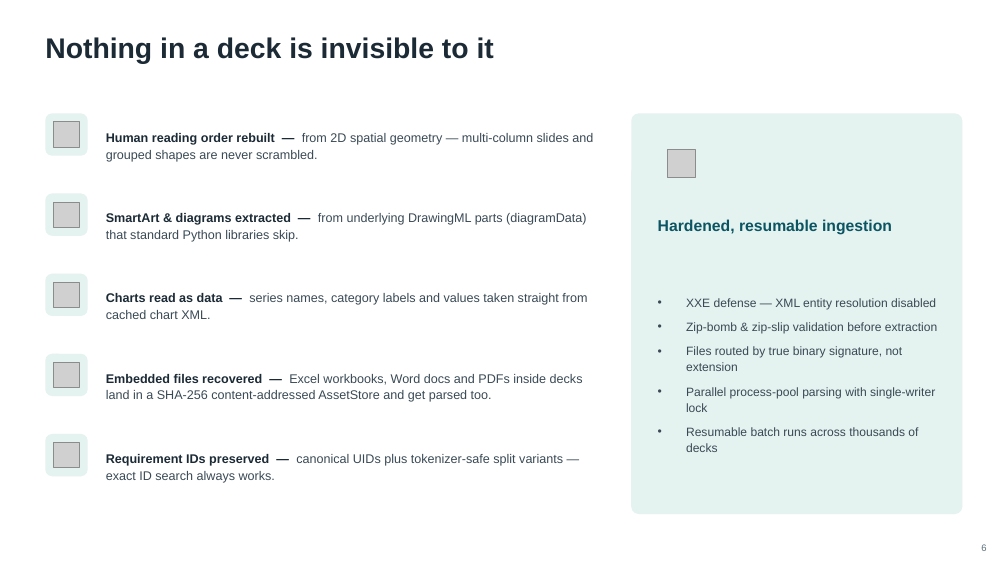
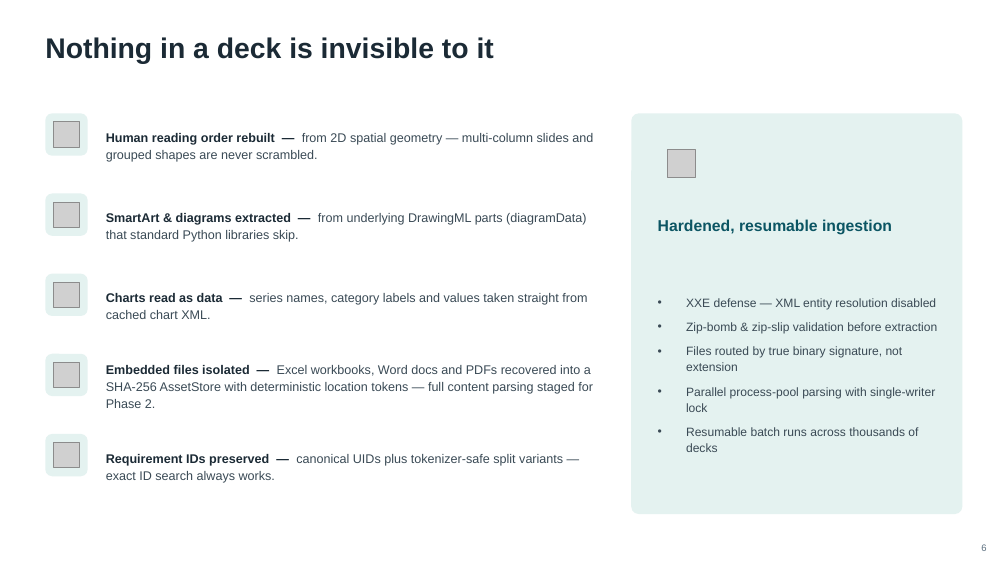
Before and after one commit to Engineer-Aly/msg_queue, a slide deck: slide 6 of Lite-KB_Graph_RAG_Plugin (1).pptx. Drawn at 1008x567 pixels with LibreOffice and Linux fonts; fonts in the diff are those of the drawing; grey boxes stand for pictures. Boxes give left, top, right and bottom in pixels: in the first picture for what was removed or moved away, otherwise in the second. Text is boxed around its words. In the diff, an @@ line names an element or a change of style, - is before the commit and + after.

```diff
--- a/Lite-KB_Graph_RAG_Plugin (1).pptx
+++ b/Lite-KB_Graph_RAG_Plugin (1).pptx
@@ text at [106, 365, 593, 408]: text changed @@
-Embedded files recovered — Excel workbooks, Word docs and PDFs inside decks land in a SHA-256 content-addressed AssetStore and get parsed too.
+Embedded files isolated — Excel workbooks, Word docs and PDFs recovered into a SHA-256 AssetStore with deterministic location tokens — full content parsing staged for Phase 2.
```
Also in this commit, not shown: 6 other slides changed, 1 slide added.
